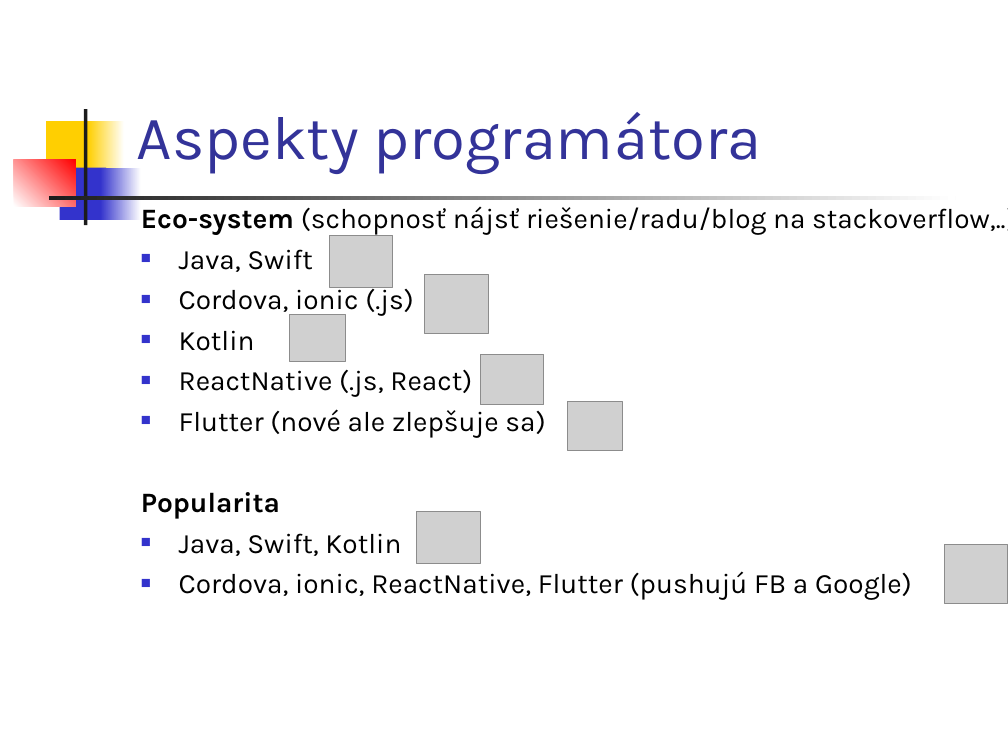
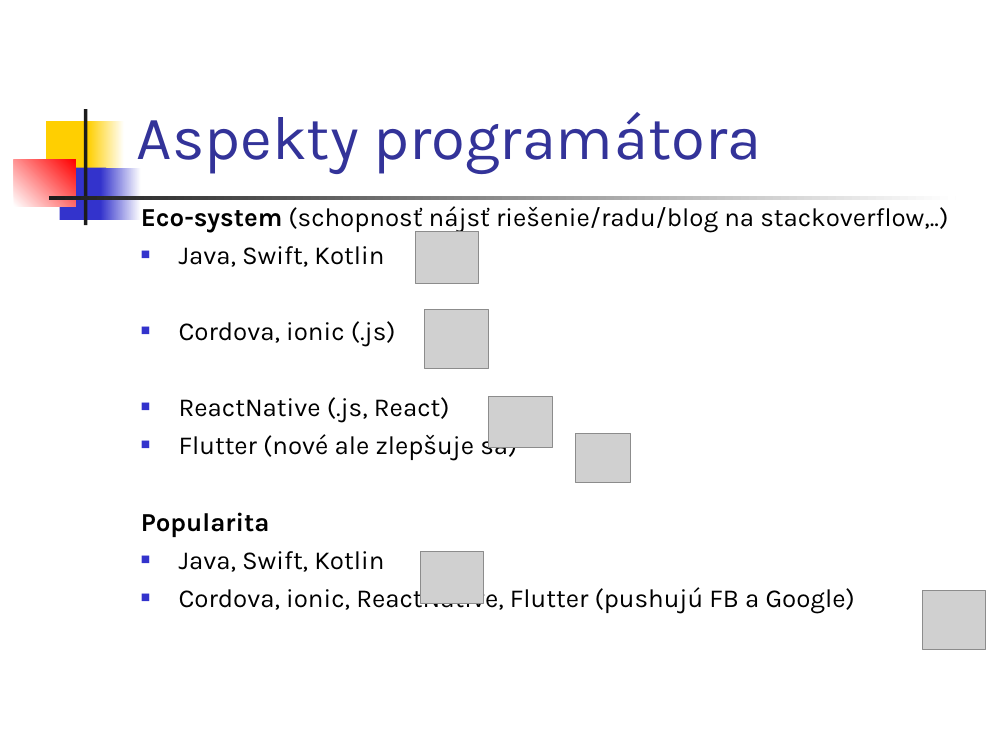
Before and after one commit to vmandro/Prednasky, a slide deck: slide 13 of 00/Uvod.ppt. Drawn at 1008x756 pixels with LibreOffice and Linux fonts; fonts in the diff are those of the drawing; grey boxes stand for pictures. Boxes give left, top, right and bottom in pixels: in the first picture for what was removed or moved away, otherwise in the second. Text is boxed around its words. In the diff, an @@ line names an element or a change of style, - is before the commit and + after.

```diff
--- a/00/Uvod.ppt
+++ b/00/Uvod.ppt
@@ text at [141, 206, 948, 614]: size 20 to 18.5 pt @@
@@ picture: place and size @@
-picture at [289, 314, 345, 362]
+picture at [415, 232, 479, 284]
@@ text at [179, 246, 384, 267]: text changed; size 20 to 18.5 pt @@
-■ Java, Swift
+■ Java, Swift, Kotlin
@@ picture: place and size @@
-picture at [330, 235, 393, 287]
+picture at [424, 309, 488, 368]
@@ text at [179, 330, 255, 351]: paragraph removed @@
-■ Kotlin
@@ picture: place and size @@
-picture at [424, 275, 488, 334]
+picture at [489, 397, 552, 448]
@@ picture: place and size @@
-picture at [568, 402, 623, 451]
+picture at [576, 433, 631, 482]
@@ picture: place and size @@
-picture at [480, 354, 543, 404]
+picture at [420, 551, 484, 604]
@@ picture removed at [944, 544, 1008, 603] @@
@@ picture: place and size @@
-picture at [416, 511, 480, 563]
+picture at [922, 591, 986, 649]
```
Also in this commit, not shown: 5 other slides changed, 2 other files.
